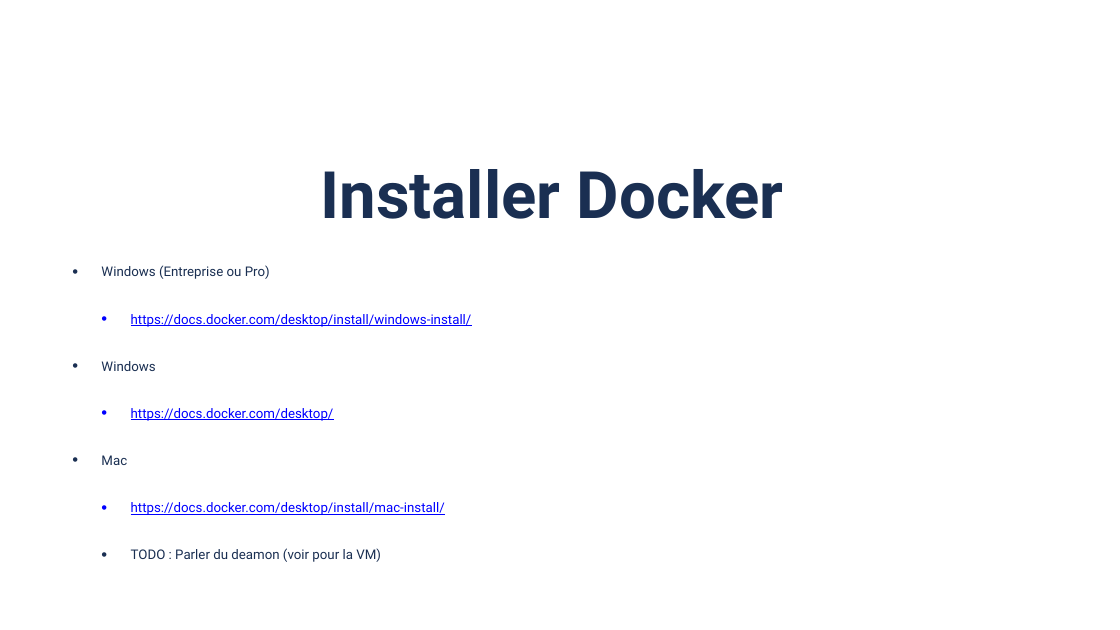
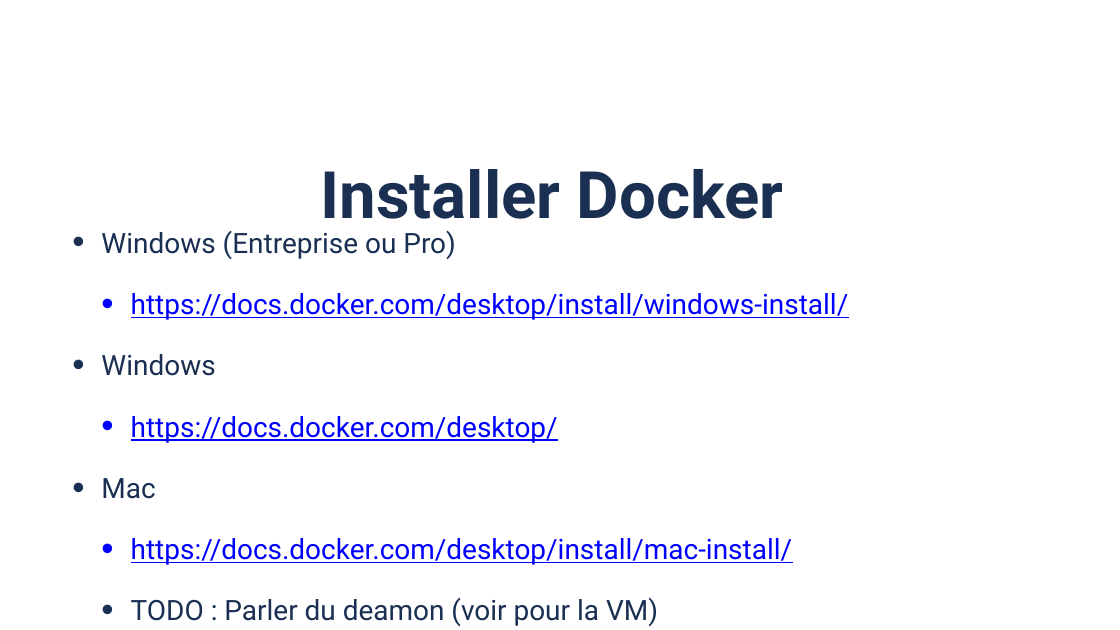
Before and after one commit to Sioul-DLC/nx-docker, a slide deck: slide 6 of presentation/docker.pptx. Drawn at 1120x630 pixels with LibreOffice and Linux fonts; fonts in the diff are those of the drawing; background and template pictures are left out. Boxes give left, top, right and bottom in pixels: in the first picture for what was removed or moved away, otherwise in the second. Text is boxed around its words. In the diff, an @@ line names an element or a change of style, - is before the commit and + after.

```diff
--- a/presentation/docker.pptx
+++ b/presentation/docker.pptx
@@ text "Windows (Entreprise ou Pro)": place and size @@
-text "Windows (Entreprise ou Pro)" at (101, 265, 472, 562)
+text "Windows (Entreprise ou Pro)" at (101, 230, 849, 626)
@@ text "Windows (Entreprise ou Pro)" at (101, 230, 849, 626): size 22.8 to 48 pt @@
```
Also in this commit, not shown: 5 other slides changed.
